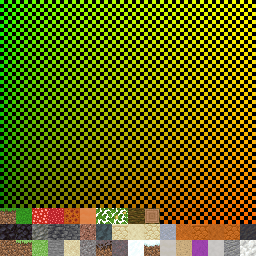
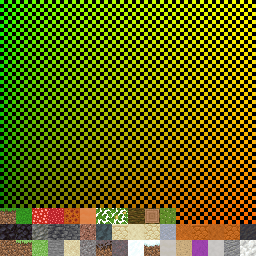
Revision of a layered 256px x 256px image; what changed, layer by layer:
painted on "blocks" over box(160, 208, 176, 224)
